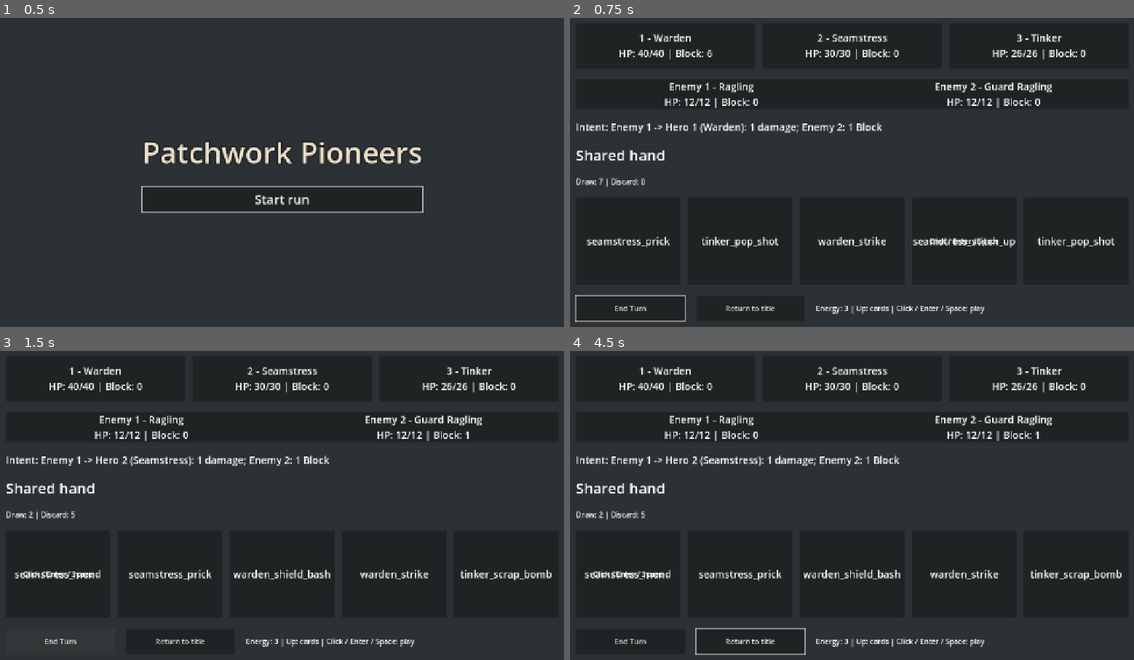
Above: before the commit, frames 1-4 (two rows, left to right).
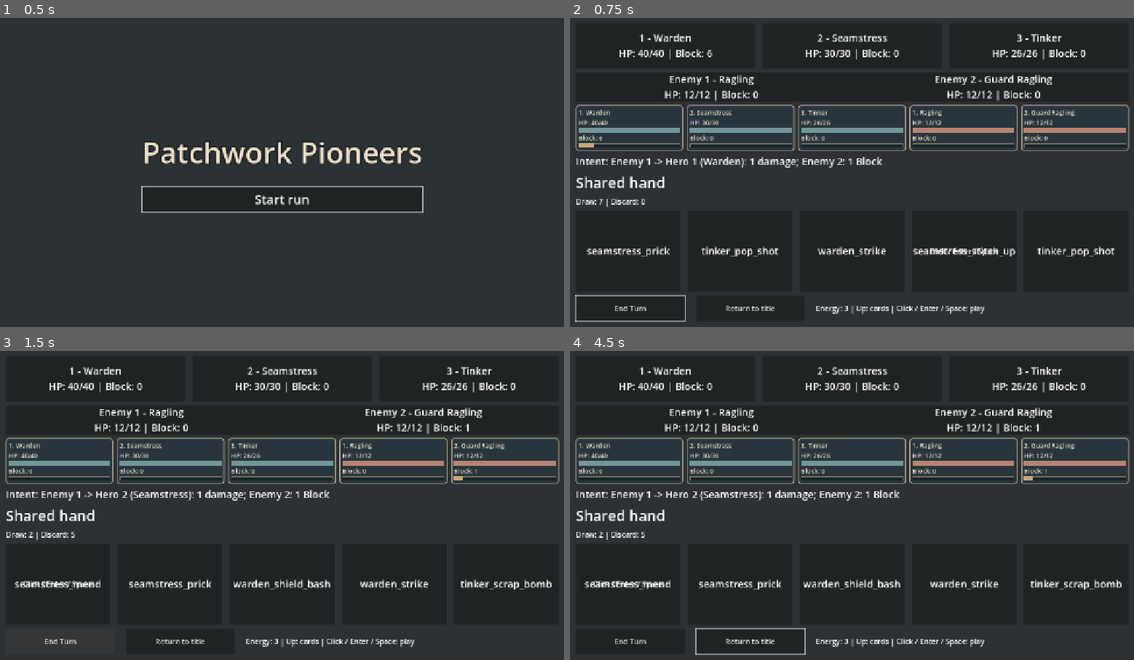
Above: after the commit, the same moments.

Repository: jcoev123-jpg/PatchworkPioneers
Game: Godot game, scene res://scenes/app.tscn
The game is run twice, just before and just after one commit, with the same random seed, the same clock (stepped at 60 frames per second) and the same inputs.
Inputs (mouse positions are in pixels of both pictures, inside the frame that each line leads up to):
- Up to frame 1 (0.5 s): no input
- Up to frame 2 (0.75 s): click "Start run" at 0.5 s
- Up to frame 3 (1.5 s): click "End Turn" at 1.25 s
- Up to frame 4 (4.5 s): click "Return to title" at 2 s; click "Start run" at 2.75 s; tap Enter (ui_accept) at 3.5, 3.77, 4.25 s; move the mouse to (981, 490) at 3.52 s; hold Up 3.53-4.28 s; tap Space at 3.6 s; click (981, 490) at 3.67 s; move the mouse to (733, 520) at 4.27 s; tap Tab at 4.35 s; click (733, 520) at 4.42 s

Frame 1 is identical in both runs. In frame 2, 9.9% of the frame differs, in the area x 0-100%, y 18-78%; in frame 3, 10%; in frame 4, 10%.

Commit message:
Patchwork Pioneers cycle 016: Mount authoritative combat HP and Block meters in the live battle
Accepted by relay v2 (Claude final review, tests green).

Diff:
--- a/scenes/app.tscn
+++ b/scenes/app.tscn
@@ -1,8 +1,9 @@
-[gd_scene load_steps=4 format=3]
+[gd_scene load_steps=5 format=3]
 
 [ext_resource type="Script" path="res://scripts/app.gd" id="1"]
 [ext_resource type="Script" path="res://scripts/live_enemy_roster.gd" id="2"]
 [ext_resource type="Script" path="res://scripts/live_support_hand.gd" id="3"]
+[ext_resource type="Script" path="res://scripts/live_combat_meters.gd" id="4"]
 
 [node name="App" type="Control"]
 layout_mode = 3
@@ -18,3 +19,6 @@
 
 [node name="LiveSupportHand" type="Node" parent="."]
 script = ExtResource("3")
+
+[node name="LiveCombatMeters" type="Node" parent="."]
+script = ExtResource("4")
--- /dev/null
+++ b/scripts/live_combat_meters.gd
@@ -0,0 +1,76 @@
+extends Node
+## Reads fresh snapshots only; retained references identify the current presentation.
+
+var row: HBoxContainer
+var _battle: Control
+var _deck: CombatDeck
+var _party: CombatParty
+var _enemies: CombatEnemies
+
+
+func _ready() -> void:
+	get_parent().start_run_requested.connect(_sync_battle, CONNECT_DEFERRED)
+
+
+func _process(_delta: float) -> void:
+	_sync_battle()
+
+
+func _sync_battle() -> void:
+	var app = get_parent()
+	if app.deck == null or app.party == null or app.enemies == null \
+			or not is_instance_valid(app.battle_view):
+		_clear()
+		return
+	if not app.battle_view.is_visible_in_tree() or not app.party.is_valid() or not app.enemies.is_valid():
+		_clear()
+		return
+	if _battle != app.battle_view or _deck != app.deck or _party != app.party or _enemies != app.enemies:
+		_clear()
+		_battle = app.battle_view
+		_deck = app.deck
+		_party = app.party
+		_enemies = app.enemies
+		_battle.tree_exiting.connect(_clear, CONNECT_ONE_SHOT)
+		row = HBoxContainer.new()
+		row.name = "CombatMeters"
+		row.mouse_filter = Control.MOUSE_FILTER_IGNORE
+		row.add_theme_constant_override("separation", 8)
+		var column := app.hero_view.get_parent() as VBoxContainer
+		# Reserve room for the bars while leaving the existing target panels actionable.
+		column.add_theme_constant_override("separation", 8)
+		column.add_child(row)
+		column.move_child(row, app.intent_label.get_index())
+		for side in ["hero", "enemy"]:
+			var count: int = CombatParty.PARTY_SIZE if side == "hero" else _enemies.get_enemies().size()
+			for position in range(1, count + 1):
+				var meter := CombatActorMeter.new()
+				meter.name = "%s%d" % [side, position]
+				meter.custom_minimum_size = Vector2(224, 100)
+				meter.size_flags_horizontal = Control.SIZE_EXPAND_FILL
+				var padding := meter.get_node("Padding") as MarginContainer
+				for edge in ["left", "right", "top", "bottom"]:
+					padding.add_theme_constant_override("margin_" + edge, 6)
+				meter.get_node("Padding/Content").add_theme_constant_override("separation", 2)
+				for label in [meter.actor_heading, meter.hp_text, meter.block_text]:
+					label.add_theme_font_size_override("font_size", 14)
+				for bar in [meter.hp_bar, meter.block_bar]:
+					bar.custom_minimum_size = Vector2(200, 10)
+				row.add_child(meter)
+	for meter in row.get_children():
+		var side := "hero" if meter.get_index() < CombatParty.PARTY_SIZE else "enemy"
+		var position: int = meter.get_index() + 1 if side == "hero" else meter.get_index() - CombatParty.PARTY_SIZE + 1
+		meter.show_actor(_party.get_hero(position) if side == "hero" else _enemies.get_enemy(position), side)
+
+
+func _clear() -> void:
+	if is_instance_valid(_battle) and _battle.tree_exiting.is_connected(_clear):
+		_battle.tree_exiting.disconnect(_clear)
+	if is_instance_valid(row):
+		row.get_parent().remove_child(row)
+		row.queue_free()
+	row = null
+	_battle = null
+	_deck = null
+	_party = null
+	_enemies = null
--- /dev/null
+++ b/tests/live_combat_meters_test.gd
@@ -0,0 +1,231 @@
+extends SceneTree
+
+var failures: Array[String] = []
+var checks := 0
+
+
+func _initialize() -> void:
+	_run.call_deferred()
+
+
+func _check(ok: bool, message: String) -> void:
+	checks += 1
+	if not ok:
+		failures.append(message)
+
+
+func _frames() -> void:
+	for frame in range(4):
+		await process_frame
+
+
+func _state(app) -> Array:
+	return [app.party.get_heroes(), app.enemies.get_enemies(), app.deck.hand.duplicate(),
+		app.deck.draw_pile.duplicate(), app.deck.discard_pile.duplicate(), app.deck.energy,
+		app.deck.turn_active, app.run_rng.state, app.enemy_intents.get_intents(), app.enemy_attacks.duplicate(true)]
+
+
+func _meters(app) -> Array[CombatActorMeter]:
+	var result: Array[CombatActorMeter] = []
+	for node in app.find_children("*", "VBoxContainer", true, false):
+		if node is CombatActorMeter:
+			result.append(node)
+	return result
+
+
+func _visible(app) -> void:
+	var meters := _meters(app)
+	_check(meters.size() == 5, "exactly five real actor meters")
+	if meters.size() != 5:
+		return
+	var actors: Array = app.party.get_heroes() + app.enemies.get_enemies()
+	for index in range(5):
+		var meter := meters[index]
+		var actor: Dictionary = actors[index]
+		var heading := "%d. %s" % [actor.position, actor.name]
+		if actor.hp == 0:
+			heading += " — DOWNED" if index < 3 else " — SLAIN"
+		_check(meter.actor_heading.text == heading, "ordered exact actor heading %d" % index)
+		_check(meter.hp_text.text == "HP: %d/%d" % [actor.hp, actor.max_hp]
+			and meter.hp_bar.value == actor.hp and meter.hp_bar.max_value == actor.max_hp,
+			"exact HP text and bar %d" % index)
+		_check(meter.block_text.text == "Block: %d" % actor.block and meter.block_bar.value == actor.block
+			and meter.block_bar.max_value == maxi(1, maxi(actor.max_hp, actor.block)), "exact Block %d" % index)
+		for control in [meter, meter.actor_heading, meter.hp_text, meter.hp_bar, meter.block_text, meter.block_bar]:
+			_check(control.is_visible_in_tree() and control.size.x > 0 and control.size.y > 0,
+				"meter controls visibly mounted")
+			_check(Rect2(0, 0, 1280, 720).encloses(control.get_global_rect()), "meter controls fit viewport")
+			_check(control.mouse_filter == Control.MOUSE_FILTER_IGNORE and control.focus_mode == Control.FOCUS_NONE,
+				"meters never intercept mouse or keyboard")
+		for control in [app.hero_view, app.hand_view, app.end_turn_button, app.return_button]:
+			_check(not meter.get_global_rect().intersects(control.get_global_rect()), "meters do not obstruct controls")
+		for other in meters:
+			if other != meter:
+				_check(not meter.get_global_rect().intersects(other.get_global_rect()), "meter rectangles do not overlap")
+	for control in [app.hero_view, app.hand_view, app.end_turn_button, app.return_button]:
+		_check(control.is_visible_in_tree() and Rect2(0, 0, 1280, 720).encloses(control.get_global_rect()),
+			"existing battle controls fit viewport")
+	_check(app.end_turn_button.focus_next == app.end_turn_button.get_path_to(app.return_button), "existing Tab cycle")
+
+
+func _key(code: Key) -> void:
+	for pressed in [true, false]:
+		var event := InputEventKey.new()
+		event.keycode = code
+		event.pressed = pressed
+		root.push_input(event, true)
+		await _frames()
+
+
+func _mouse(control: Control) -> void:
+	var point := control.get_global_rect().get_center()
+	var motion := InputEventMouseMotion.new()
+	motion.position = point
+	root.push_input(motion, true)
+	for pressed in [true, false]:
+		var event := InputEventMouseButton.new()
+		event.button_index = MOUSE_BUTTON_LEFT
+		event.position = point
+		event.pressed = pressed
+		root.push_input(event, true)
+		await _frames()
+
+
+func _run() -> void:
+	root.size = Vector2i(1280, 720)
+	var scene := load("res://scenes/app.tscn") as PackedScene
+	_check(scene != null, "real scene loads")
+	if scene == null:
+		_finish()
+		return
+	var app = scene.instantiate()
+	root.add_child(app)
+	await _frames()
+	var presenter = app.get_node_or_null("LiveCombatMeters")
+	_check(presenter != null and is_instance_valid(app.start_button), "mounted presenter and Start Run exist")
+	if presenter == null or not is_instance_valid(app.start_button):
+		app.free()
+		_finish()
+		return
+	_check(app.title_view.is_visible_in_tree() and _meters(app).is_empty(), "title has no meters")
+	app.starter_party_path = "user://missing_meter_party/invalid.json"
+	await _mouse(app.start_button)
+	_check(app.deck == null and app.party == null and app.enemies == null and presenter.row == null,
+		"failed actual Start Run creates no partial meters or rules")
+	app._end_turn()
+	await _frames()
+	_check(_meters(app).is_empty(), "inactive End Turn has no presentation")
+	app.starter_party_path = app.STARTER_PARTY_PATH
+	var replay: Array = []
+	for session in range(2):
+		app.start_button.grab_focus()
+		await _key(KEY_ENTER)
+		_check(app.deck is CombatDeck and app.party is CombatParty and app.enemies is CombatEnemies
+			and app.run_rng != null and is_instance_valid(app.battle_view), "real keyboard Start Run constructs battle")
+		if app.deck == null or app.party == null or app.enemies == null:
+			break
+		_check(app.party.get_hero(1).name == "Warden" and app.party.get_hero(1).block == 6
+			and app.enemies.get_enemy(2).name == "Guard Ragling", "authored five-actor preconditions")
+		# Explicit failure probes ensure missing controls/wrong values cannot pass vacuously.
+		if "--inject-missing-control" in OS.get_cmdline_user_args():
+			presenter.row.get_child(0).free()
+			_visible(app)
+			app.free()
+			_finish()
+			return
+		if "--inject-wrong-value" in OS.get_cmdline_user_args():
+			presenter.row.get_child(0).hp_bar.value = 1
+			_visible(app)
+			app.free()
+			_finish()
+			return
+		_visible(app)
+		var initial := _state(app)
+		if session == 0:
+			replay = initial
+		else:
+			_check(initial == replay, "same-seed replay restores full initial state")
+		var ids: Array[int] = []
+		for meter in _meters(app):
+			ids.append(meter.get_instance_id())
+		app.start_button.pressed.emit()
+		for frame in range(8):
+			presenter._sync_battle()
+			await process_frame
+		_check(_state(app) == initial and _meters(app).size() == 5, "duplicate frames/start never spend or duplicate")
+		for index in range(_meters(app).size()):
+			_check(_meters(app)[index].get_instance_id() == ids[index], "refresh reuses existing nodes")
+		app.end_turn_button.disabled = true
+		app.end_turn_button.pressed.emit()
+		await _frames()
+		_check(_state(app) == initial, "disabled End Turn has no state changes")
+		app.end_turn_button.disabled = false
+		await _mouse(app.end_turn_button)
+		_check(app.party.get_hero(1).hp == 40 and app.party.get_hero(1).block == 0
+			and app.enemies.get_enemy(2).block == 1, "actual turn absorbs attack and executes second enemy Block")
+		_visible(app)
+		# Direct valid model changes must refresh without app refresh callbacks.
+		_check(app.party.gain_block(2, 7) and app.party.apply_damage(2, 3), "valid hero Block absorption")
+		_check(app.party.apply_damage(3, 999) and app.enemies.gain_block(1, 8)
+			and app.enemies.apply_damage(1, 3) and app.enemies.apply_damage(2, 999), "valid HP/Block and zero HP mutations")
+		var before := _state(app)
+		await _frames()
+		_visible(app)
+		_check(_state(app) == before, "display refresh preserves every model, energy, piles, intents and RNG")
+		# Each source identity change tears down the old presentation, even with identical values.
+		for source in ["party", "enemies", "deck"]:
+			var old_ids: Array[int] = []
+			for meter in _meters(app):
+				old_ids.append(meter.get_instance_id())
+			if source == "party":
+				app.party = CombatParty.new(app._load_party_definitions())
+			elif source == "enemies":
+				app.enemies = CombatEnemies.new(app._load_enemy_definitions())
+			else:
+				app.deck = CombatDeck.new(["warden_brace"], app.run_rng)
+				app.deck.start_turn()
+			await _frames()
+			_visible(app)
+			for id in old_ids:
+				_check(not is_instance_id_valid(id), "source replacement frees stale meters: " + source)
+		# Invalid/inactive sources clear synchronously; restoring a valid source rebuilds once.
+		for source in ["party", "enemies", "deck", "hidden"]:
+			var before_rejection := _state(app)
+			var party: CombatParty = app.party
+			var enemies: CombatEnemies = app.enemies
+			var deck: CombatDeck = app.deck
+			if source == "party":
+				app.party = CombatParty.new([])
+			elif source == "enemies":
+				app.enemies = CombatEnemies.new([])
+			elif source == "deck":
+				app.deck = null
+			else:
+				app.battle_view.hide()
+			presenter._sync_battle()
+			_check(presenter.row == null and _meters(app).is_empty(), "invalid/inactive source clears meters: " + source)
+			app.party = party
+			app.enemies = enemies
+			app.deck = deck
+			app.battle_view.show()
+			await _frames()
+			_visible(app)
+			_check(_state(app) == before_rejection, "rejection/rebuild leaves surviving models unchanged")
+		var final_ids: Array[int] = []
+		for meter in _meters(app):
+			final_ids.append(meter.get_instance_id())
+		await _mouse(app.return_button)
+		_check(app.title_view.is_visible_in_tree() and app.start_button.has_focus()
+			and presenter.row == null and _meters(app).is_empty(), "real Return clears presentation and restores focus")
+		for id in final_ids:
+			_check(not is_instance_id_valid(id), "Return frees old meter")
+	app.free()
+	await _frames()
+	_finish()
+
+
+func _finish() -> void:
+	for failure in failures:
+		printerr(failure)
+	print("live_combat_meters_test: ", "PASS" if failures.is_empty() else "FAIL", " (", checks, " checks)")
+	quit(0 if failures.is_empty() else 1)
Not shown, added: scripts/live_combat_meters.gd.uid
Not shown, added: tests/live_combat_meters_test.gd.uid
